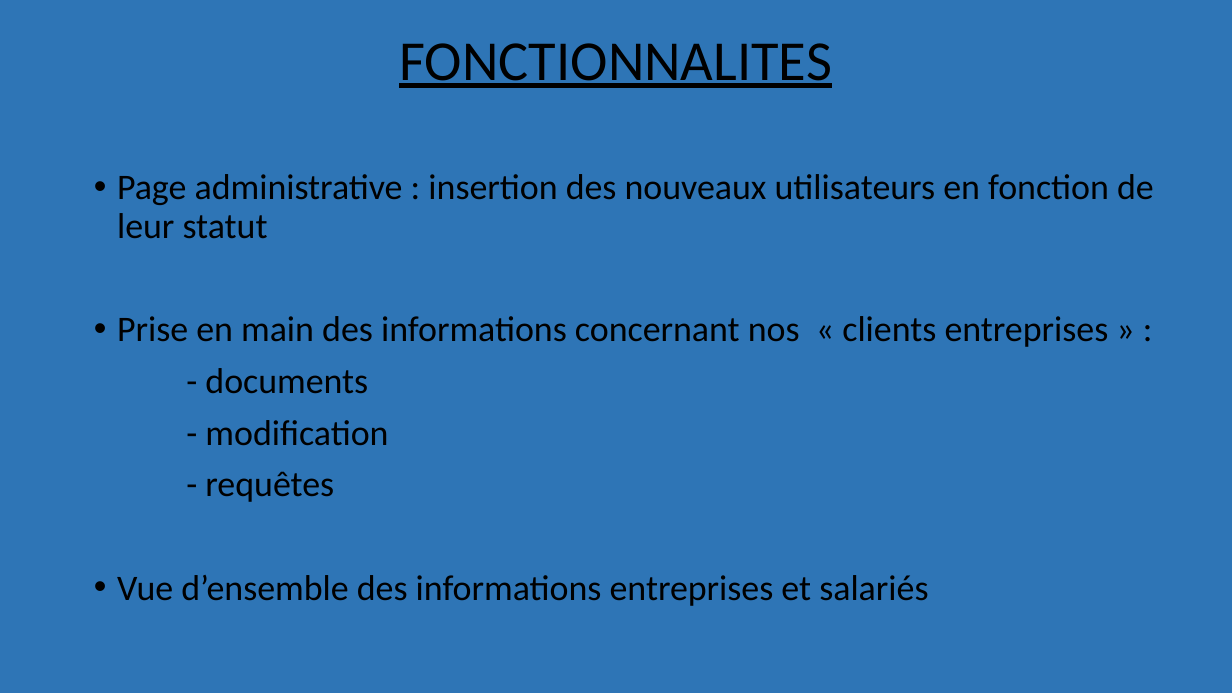
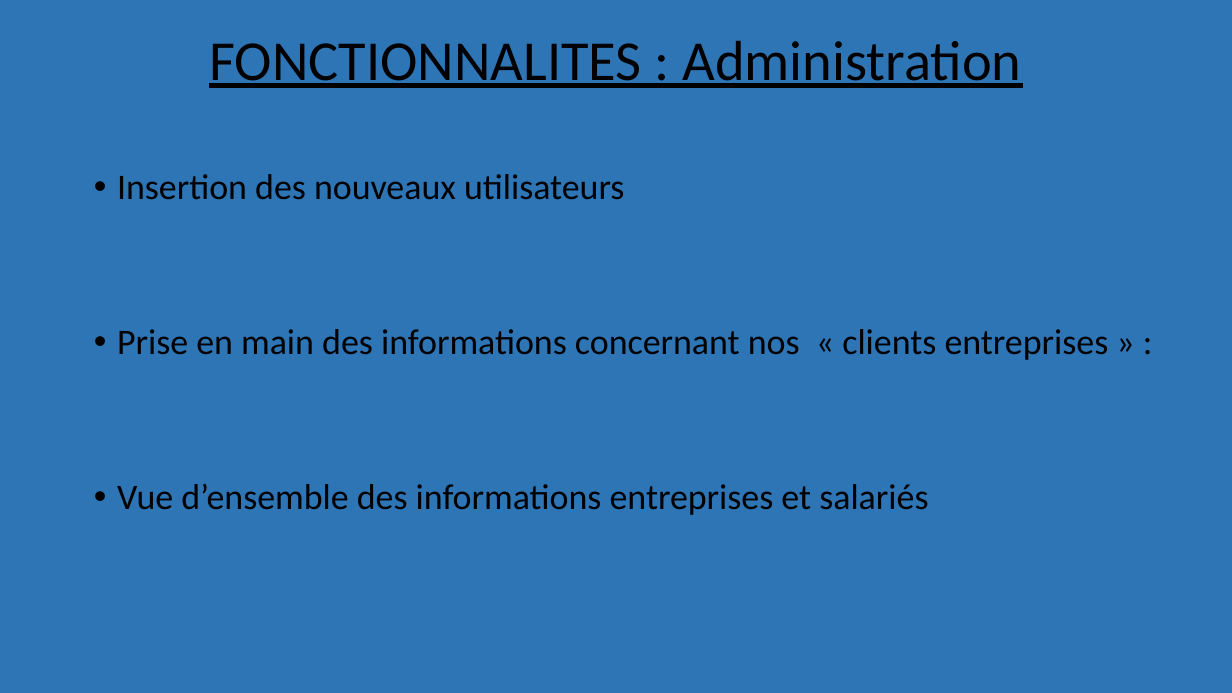
Before and after one commit to Nadia78/easyhr2, a slide deck: slide 5 of bdd/Easyhr.pptx. Drawn at 1232x693 pixels with LibreOffice and Linux fonts; fonts in the diff are those of the drawing. Boxes give left, top, right and bottom in pixels: in the first picture for what was removed or moved away, otherwise in the second. Text is boxed around its words. In the diff, an @@ line names an element or a change of style, - is before the commit and + after.

```diff
--- a/bdd/Easyhr.pptx
+++ b/bdd/Easyhr.pptx
@@ title at (x1=209, y1=41, x2=1021, y2=88): text changed @@
-FONCTIONNALITES
+FONCTIONNALITES : Administration
@@ text at (x1=117, y1=174, x2=624, y2=200): text changed @@
-• Page administrative : insertion des nouveaux utilisateurs en fonction de leur statut
+• Insertion des nouveaux utilisateurs
@@ text at (x1=205, y1=368, x2=388, y2=502): paragraphs removed @@
-- documents
-- modification
-- requêtes
```
Also in this commit, not shown: 2 other slides changed, 2 other files.
